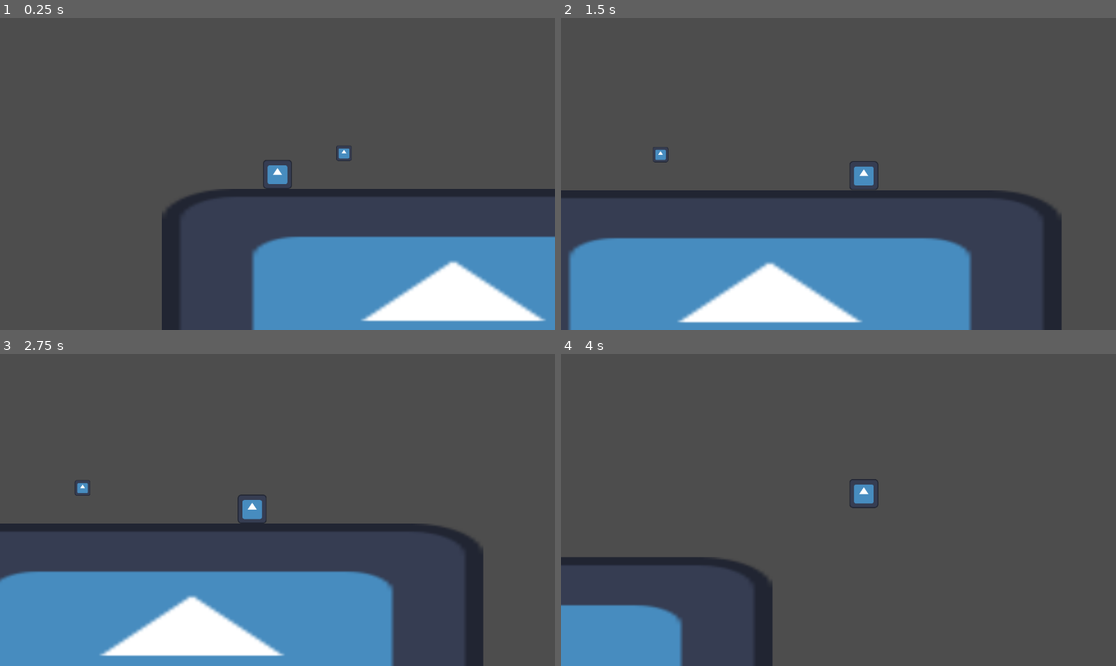
Above: before the commit, frames 1-4 (two rows, left to right).
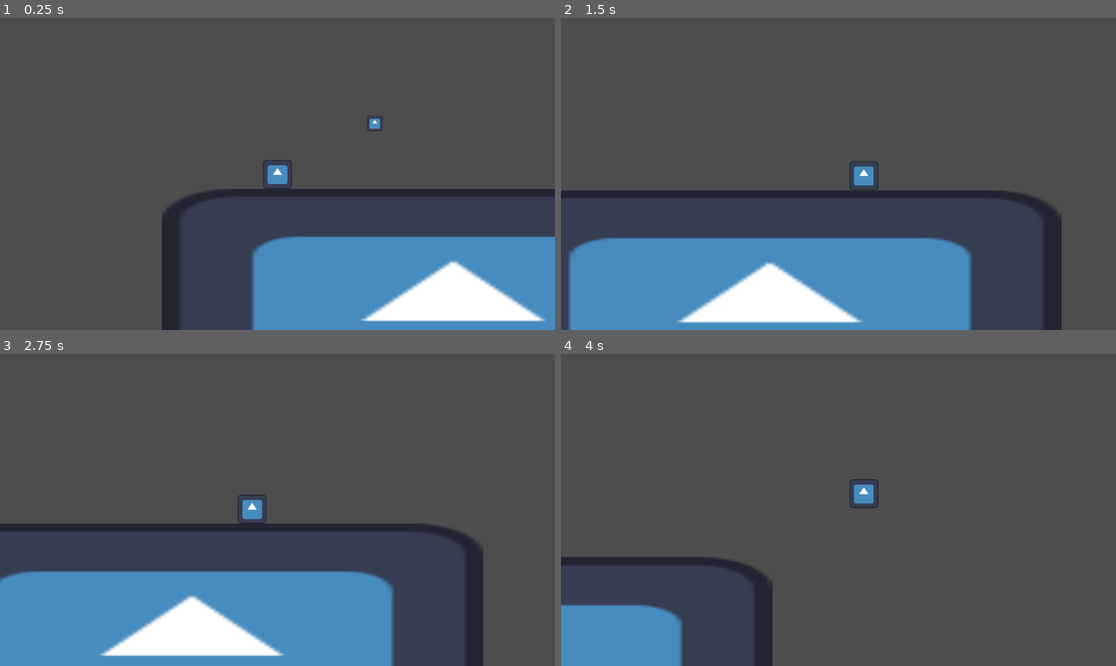
Above: after the commit, the same moments.

Repository: Zave00/wizard-platformer
Game: Godot game, scene res://Scenes/Levels/world.tscn
The game is run twice, just before and just after one commit, with the same random seed, the same clock (stepped at 60 frames per second) and the same inputs. Before the commit the project starts from res://Scenes/Levels/level_1.tscn. The engine's default icon, where the game draws it, is replaced by a stand-in: a white triangle on a blue panel in a dark square.
Inputs (mouse positions are in pixels of both pictures, inside the frame that each line leads up to):
- Up to frame 1 (0.25 s): no input
- Up to frame 2 (1.5 s): tap Enter at 0.5 s; move the mouse to (960, 158) at 0.52 s; hold D (right) from 0.53 s (still down); tap Alt at 0.6 s; click (960, 158) at 0.67 s; tap Space (jump) at 0.77 s; move the mouse to (727, 189) at 1.27 s; tap Shift at 1.35 s
- Up to frame 3 (2.75 s): tap Space (jump) at 1.52 s; move the mouse to (333, 441) at 2.02 s; release D (right) at 2.03 s; hold A (left) from 2.03 s (still down); tap Alt at 2.1 s
- Up to frame 4 (4 s): move the mouse to (810, 572) at 2.77 s; release A (left) at 2.78 s; hold D (right) from 2.78 s (still down); tap Shift at 2.85 s; click (810, 572) at 2.92 s; tap Space (jump) at 3.02, 3.77 s; move the mouse to (1005, 556) at 3.52 s; tap Alt at 3.6 s

The runs differ from the first frame. In frame 1, 0.2% of the frame differs, in the area x 60-69%, y 31-46%; in frame 2, less than 0.1%; in frame 3, less than 0.1%; in frame 4, nothing differs.

Commit message:
Adds double jump collectable

Diff:
--- a/Scenes/Collectables/air_step.gd
+++ /dev/null
@@ -1,5 +0,0 @@
-extends Area2D
-
-
-func _on_body_entered(body: Node2D) -> void:
-	pass # Replace with function body.
--- a/Scenes/Collectables/air_step.tscn
+++ b/Scenes/Collectables/air_step.tscn
@@ -1,13 +1,12 @@
 [gd_scene format=3 uid="uid://6do2o8bc036x"]
 
 [ext_resource type="Texture2D" uid="uid://xvkd4wxkjotn" path="res://icon.svg" id="1_1cugl"]
-[ext_resource type="Script" uid="uid://jawuqx7qx2jn" path="res://Scenes/Collectables/air_step.gd" id="1_br61g"]
 
 [sub_resource type="RectangleShape2D" id="RectangleShape2D_br61g"]
 size = Vector2(16.023811, 15.891304)
 
 [node name="AirStep" type="Area2D" unique_id=56925985]
-script = ExtResource("1_br61g")
+collision_layer = 2
 
 [node name="Sprite2D" type="Sprite2D" parent="." unique_id=1192660834]
 scale = Vector2(0.125, 0.125)
@@ -16,5 +15,3 @@
 [node name="CollisionShape2D" type="CollisionShape2D" parent="." unique_id=1815482677]
 position = Vector2(-0.01190567, 0.054347992)
 shape = SubResource("RectangleShape2D_br61g")
-
-[connection signal="body_entered" from="." to="." method="_on_body_entered"]
--- a/Scenes/Entities/player.gd
+++ b/Scenes/Entities/player.gd
@@ -4,7 +4,7 @@
 @export var gravity: int = 2000
 @export var move_speed: int = 300
 
-var has_air_step: bool = true
+var has_air_step: bool = false
 var jump_count: int = 0
 var direction: float
 
@@ -32,7 +32,6 @@
 				velocity.y -= jump_force
 
 
-
 func _physics_process(delta: float) -> void:
 	get_input()
 	apply_gravity(delta)
--- a/Scenes/Entities/player.tscn
+++ b/Scenes/Entities/player.tscn
@@ -7,6 +7,7 @@
 size = Vector2(128, 128)
 
 [node name="Player" type="CharacterBody2D" unique_id=1893599386]
+collision_mask = 14
 script = ExtResource("1_nqm6o")
 
 [node name="Sprite2D" type="Sprite2D" parent="." unique_id=256087673]
--- a/Scenes/Levels/level_1.tscn
+++ /dev/null
@@ -1,35 +0,0 @@
-[gd_scene format=3 uid="uid://blmbvkbmd6a7l"]
-
-[ext_resource type="Texture2D" uid="uid://xvkd4wxkjotn" path="res://icon.svg" id="1_vk57k"]
-[ext_resource type="PackedScene" uid="uid://cty64krybply" path="res://Scenes/Entities/player.tscn" id="2_4dpyx"]
-[ext_resource type="PackedScene" uid="uid://6do2o8bc036x" path="res://Scenes/Collectables/air_step.tscn" id="3_3mqfk"]
-
-[sub_resource type="RectangleShape2D" id="RectangleShape2D_8ffim"]
-size = Vector2(605, 265)
-
-[node name="Level1" type="Node2D" unique_id=2010602728]
-
-[node name="TestArea" type="StaticBody2D" parent="." unique_id=373715043]
-
-[node name="Sprite2D" type="Sprite2D" parent="TestArea" unique_id=747902711]
-position = Vector2(306.5, 132)
-scale = Vector2(4.7265625, 2.078125)
-texture = ExtResource("1_vk57k")
-
-[node name="CollisionShape2D" type="CollisionShape2D" parent="TestArea" unique_id=1655136150]
-position = Vector2(306.5, 131.5)
-shape = SubResource("RectangleShape2D_8ffim")
-
-[node name="Player" parent="." unique_id=1893599386 instance=ExtResource("2_4dpyx")]
-z_index = 1
-z_as_relative = false
-position = Vector2(124, -24)
-
-[node name="Camera2D" type="Camera2D" parent="Player" unique_id=637406272]
-zoom = Vector2(2, 2)
-process_callback = 0
-position_smoothing_enabled = true
-
-[node name="AirStep" parent="." unique_id=56925985 instance=ExtResource("3_3mqfk")]
-z_as_relative = false
-position = Vector2(193, -38)
--- /dev/null
+++ b/Scenes/Levels/world.gd
@@ -0,0 +1,10 @@
+extends Node2D
+
+
+func _ready() -> void:
+	$AirStep.body_entered.connect(air_step_collected)
+
+
+func air_step_collected(_body: Node2D) -> void:
+	$Player.has_air_step = true
+	$AirStep.queue_free()
--- /dev/null
+++ b/Scenes/Levels/world.tscn
@@ -0,0 +1,40 @@
+[gd_scene format=3 uid="uid://blmbvkbmd6a7l"]
+
+[ext_resource type="Script" uid="uid://dxp7aqtx037vc" path="res://Scenes/Levels/world.gd" id="1_434w7"]
+[ext_resource type="Texture2D" uid="uid://xvkd4wxkjotn" path="res://icon.svg" id="2_q3jv7"]
+[ext_resource type="PackedScene" uid="uid://cty64krybply" path="res://Scenes/Entities/player.tscn" id="3_03d5g"]
+[ext_resource type="PackedScene" uid="uid://6do2o8bc036x" path="res://Scenes/Collectables/air_step.tscn" id="4_vegga"]
+
+[sub_resource type="RectangleShape2D" id="RectangleShape2D_8ffim"]
+size = Vector2(605, 265)
+
+[node name="World" type="Node2D" unique_id=2010602728]
+script = ExtResource("1_434w7")
+
+[node name="TestArea" type="StaticBody2D" parent="." unique_id=373715043]
+collision_layer = 4
+
+[node name="Sprite2D" type="Sprite2D" parent="TestArea" unique_id=747902711]
+position = Vector2(306.5, 132)
+scale = Vector2(4.7265625, 2.078125)
+texture = ExtResource("2_q3jv7")
+
+[node name="CollisionShape2D" type="CollisionShape2D" parent="TestArea" unique_id=1655136150]
+position = Vector2(306.5, 131.5)
+shape = SubResource("RectangleShape2D_8ffim")
+
+[node name="Player" parent="." unique_id=1893599386 instance=ExtResource("3_03d5g")]
+z_index = 1
+z_as_relative = false
+position = Vector2(124, -24)
+
+[node name="Camera2D" type="Camera2D" parent="Player" unique_id=637406272]
+zoom = Vector2(2, 2)
+process_callback = 0
+position_smoothing_enabled = true
+
+[node name="AirStep" parent="." unique_id=56925985 instance=ExtResource("4_vegga")]
+z_as_relative = false
+position = Vector2(225, -69)
+
+[connection signal="body_entered" from="AirStep" to="." method="_on_air_step_body_entered"]
--- a/project.godot
+++ b/project.godot
@@ -37,6 +37,13 @@
 ]
 }
 
+[layer_names]
+
+2d_physics/layer_1="player"
+2d_physics/layer_2="collectables"
+2d_physics/layer_3="ground"
+2d_physics/layer_4="traps"
+
 [physics]
 
 3d/physics_engine="Jolt Physics"
Not shown, removed: Scenes/Collectables/air_step.gd.uid
Not shown, added: Scenes/Levels/world.gd.uid
